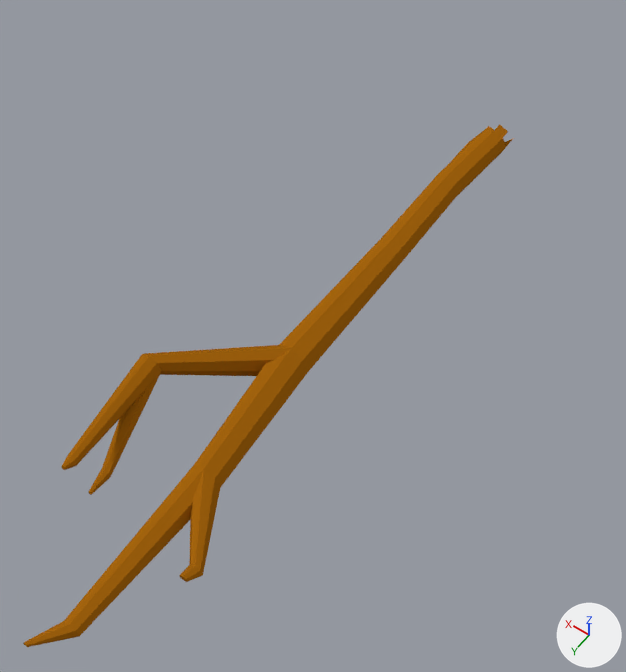
Renders of the Blender file Assets/FileDump/Blender/stick_02.blend from each side of a commit.
One viewpoint serves both versions: a camera (50 mm lens) standing at (-1.83, 2.27, 4.04) and looking at (0.07, -0.39, -0.14). Arrows for +X, +Y and +Z are at lower right; the lights stay in place.
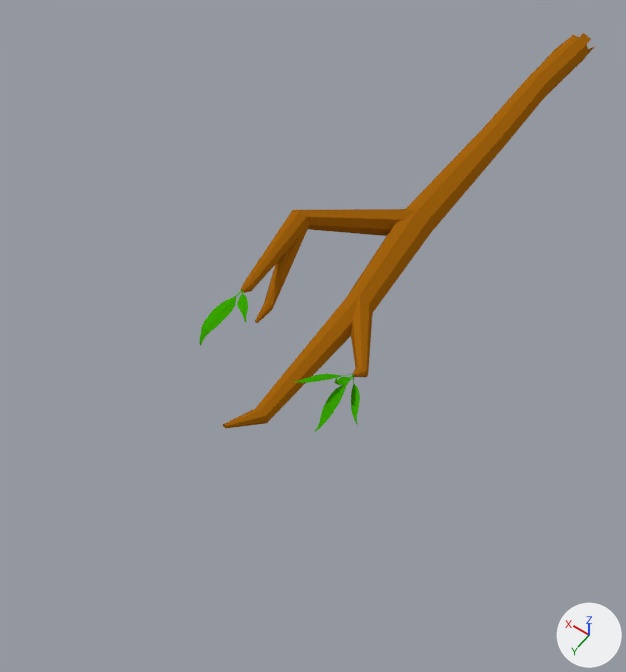
Pixel boxes (x1, y1, x2, y2) of what changed, in the pictures (626 x 672 px; the box of a moved part takes in the faces that stretch with it):
```json
{"object": "Cylinder", "change": "reshaped, moved", "before": [23, 124, 514, 647], "after": [199, 33, 595, 432], "on screen": "19% narrower, 24% shorter"}
{"part": 1, "of": "me_cylinder", "change": "added", "after": [335, 375, 354, 385]}
{"part": 2, "of": "me_cylinder", "change": "added", "after": [294, 374, 353, 383]}
{"part": 3, "of": "me_cylinder", "change": "added", "after": [351, 376, 360, 425]}
{"part": 4, "of": "me_cylinder", "change": "added", "after": [314, 376, 353, 432], "on screen": "green"}
{"part": 5, "of": "me_cylinder", "change": "added", "after": [237, 291, 248, 322]}
{"part": 6, "of": "me_cylinder", "change": "added", "after": [199, 290, 242, 346], "on screen": "green"}
{"part": 7, "of": "me_cylinder", "change": "moved or reshaped", "before": [179, 564, 203, 582], "after": [353, 366, 368, 377]}
```

Edits to the scene script, one JSON object a line:
```json
{"op": "add", "block": "mat_leaf", "code": ["mat_leaf = principled_material('Leaf')", "mat_leaf.base_color = (0.0398, 0.379, 0.0)  # green #38a600", "mat_leaf.roughness = 1.0", "mat_leaf.specular_ior_level = 0.0"]}
{"block": "me_cylinder", "where": "# used by ob_cylinder; location = (0.0, 0.0, 0.0)"}
{"block": "me_cylinder", "where": "# verts and faces of me_cylinder; kept vertices keep their numbers, new ones are numbered from 125"}
{"block": "me_cylinder", "where": "# before: 117 (-0.46, 1.35, 0.33) at pixel (182, 576), 118 (-0.45, 1.35, 0.33) at pixel (179, 575), 119 (-0.44, 1.35, 0.31) at pixel (179, 575), 120 (-0.45, 1.35, 0.29) at pixel (180, 578), 121 (-0.46, 1.35, 0.29) at pixel (183, 580)"}
{"block": "me_cylinder", "where": "# before: 122 (-0.48, 1.35, 0.29) at pixel (186, 582), 123 (-0.49, 1.35, 0.31) at pixel (187, 581), 124 (-0.48, 1.35, 0.33) at pixel (185, 579)"}
{"op": "remove", "block": "me_cylinder", "code": "me_cylinder.from_pydata(...)  # 125 vertices, 128 faces; spans x -0.5..0.58, y -2.5..1.96, z -0.13..0.41"}
{"op": "add", "block": "me_cylinder", "code": "me_cylinder.from_pydata(...)  # 515 vertices, 416 faces; spans x -0.64..0.58, y -2.5..1.96, z -0.13..0.47"}
{"block": "me_cylinder", "change": "me_cylinder part 1: a new loose piece of 65 vertices spanning x -0.49..-0.44, y 1.35..1.52, z 0.32..0.47, in mat_leaf (green #38a500)"}
{"block": "me_cylinder", "change": "me_cylinder part 2: a new loose piece of 65 vertices spanning x -0.46..-0.26, y 1.35..1.63, z 0.31..0.43, in mat_leaf (green #38a500)"}
{"block": "me_cylinder", "change": "me_cylinder part 3: a new loose piece of 65 vertices spanning x -0.64..-0.46, y 1.35..1.58, z 0.27..0.32, in mat_leaf (green #38a500)"}
{"block": "me_cylinder", "change": "me_cylinder part 4: a new loose piece of 65 vertices spanning x -0.49..-0.42, y 1.34..1.68, z 0.17..0.31, in mat_leaf (green #38a500)"}
{"block": "me_cylinder", "change": "me_cylinder part 5: a new loose piece of 65 vertices spanning x 0.16..0.34, y 1.27..1.46, z 0.4..0.44, in mat_leaf (green #38a500)"}
{"block": "me_cylinder", "change": "me_cylinder part 6: a new loose piece of 65 vertices spanning x 0.28..0.37, y 1.26..1.66, z 0.29..0.4, in mat_leaf (green #38a500)"}
{"block": "me_cylinder", "change": "me_cylinder part 7"}
{"op": "add", "block": "me_cylinder", "code": "verts[117] = (-0.46, 1.35, 0.32)  # moved, pixel (353, 374)"}
{"op": "add", "block": "me_cylinder", "code": "verts[118] = (-0.46, 1.35, 0.32)  # moved, pixel (352, 374)"}
{"op": "add", "block": "me_cylinder", "code": "verts[119] = (-0.45, 1.35, 0.31)  # moved, pixel (352, 374)"}
{"op": "add", "block": "me_cylinder", "code": "verts[120] = (-0.46, 1.35, 0.3)  # moved, pixel (352, 375)"}
{"op": "add", "block": "me_cylinder", "code": "verts[121] = (-0.46, 1.35, 0.3)  # moved, pixel (353, 376)"}
{"op": "add", "block": "me_cylinder", "code": "verts[122] = (-0.47, 1.35, 0.3)  # moved, pixel (354, 377)"}
{"op": "add", "block": "me_cylinder", "code": "verts[123] = (-0.47, 1.35, 0.31)  # moved, pixel (355, 376)"}
{"op": "add", "block": "me_cylinder", "code": "verts[124] = (-0.47, 1.35, 0.32)  # moved, pixel (354, 375)"}
{"op": "add", "block": "me_cylinder", "code": "me_cylinder.materials.append(mat_leaf)  # green #38a600"}
{"op": "set", "path": "ob_cylinder.location", "old": "(0.0, 0.0, 0.0)", "new": "(0.0, -1.366, 0.0)"}
```
